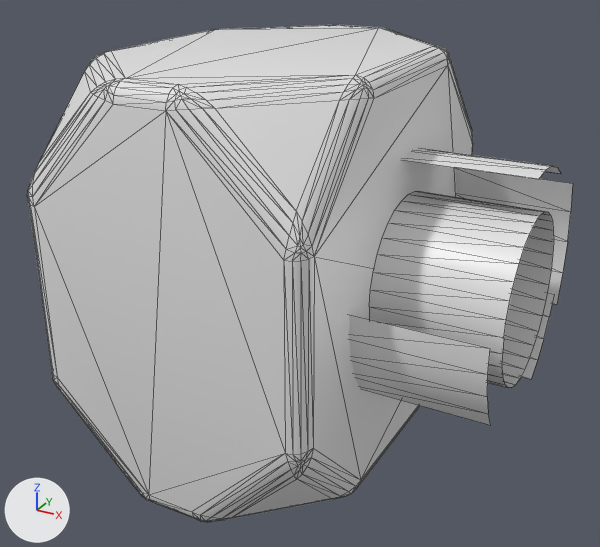
What one commit did to the glTF model assets/blocks/tractor_beam_source.glb.
One viewpoint serves both versions: a 50 mm lens placed at (0.859, -1.712, 0.798), pointed at (-0.056, -0.048, -0.034). The axes (+X, +Y, +Z) are drawn at lower left. The lights are the same throughout. Mesh edges are drawn as thin lines. Where no turn or scale is listed for an object, it has been applied to the vertices. Vertices at the same position are counted once.

Objects in the first picture: 'tractor_beam_source'.
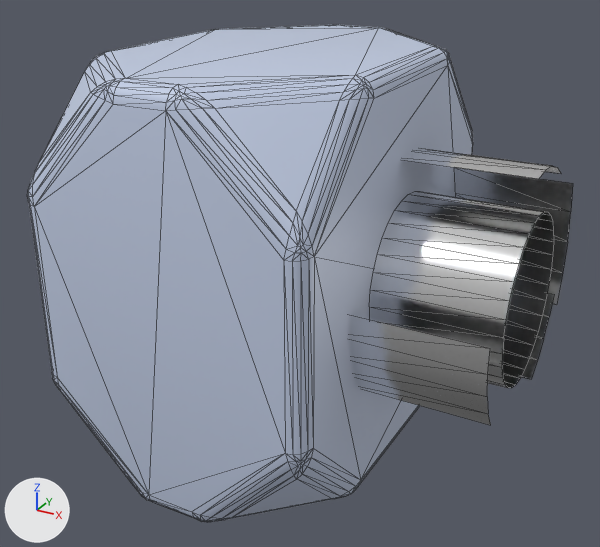
Boxes (x1, y1, x2, y2) around the edits, measured in the pictures (600 x 547 px):
```json
{"part": 1, "of": "me_cube", "change": "recoloured", "before": [27, 25, 473, 522], "after": [27, 25, 473, 522]}
{"part": 2, "of": "me_cube", "change": "recoloured", "before": [349, 148, 573, 425], "after": [349, 148, 573, 425]}
```

The change, as JSON lines over the scene's bpy script:
```json
{"op": "add", "block": "mat_tractortube", "code": ["mat_tractortube = bpy.data.materials.new('TractorTube')", "mat_tractortube.use_nodes = True; mat_tractortube.node_tree.nodes.clear()", "_N = mat_tractortube.node_tree.nodes; _L = mat_tractortube.node_tree.links", "n0 = _N.new('ShaderNodeBsdfPrincipled'); n0.name = 'Principled BSDF'", "n0.inputs[1].default_value = 1.0  # 'Metallic'", "n0.inputs[2].default_value = 0.17  # 'Roughness'", "n1 = _N.new('ShaderNodeOutputMaterial'); n1.name = 'Material Output'", "n2 = _N.new('ShaderNodeVertexColor'); n2.name = 'Color Attribute'", "_L.new(n0.outputs[0], n1.inputs[0])  # 'BSDF' to 'Surface'", "_L.new(n2.outputs[0], n0.inputs[0])  # 'Color' to 'Base Color'"]}
{"op": "add", "block": "mat_tractorbase", "code": ["mat_tractorbase = bpy.data.materials.new('TractorBase')", "# nodes: BsdfPrincipled, Mix, OutputMaterial, VertexColor", "# colours: white #c4cfe7"]}
{"block": "me_cube", "where": "me_cube.from_pydata(...)  # 560 vertices, 1004 faces; spans x -0.5..0.5, y -0.5..0.5, z -0.5..0.5"}
{"block": "me_cube", "where": "# used by ob_tractor_beam_source; location = (0.0, 0.0, 0.0)"}
{"block": "me_cube", "change": "me_cube part 1: all 908 faces centred in x -0.5..0.2, y -0.5..0.5, z -0.5..0.5 switch from mat_material to mat_tractorbase"}
{"block": "me_cube", "change": "me_cube part 2: all 96 faces centred in x 0.25..0.4, y -0.299..0.366, z -0.261..0.298 switch from mat_material to mat_tractortube"}
```
